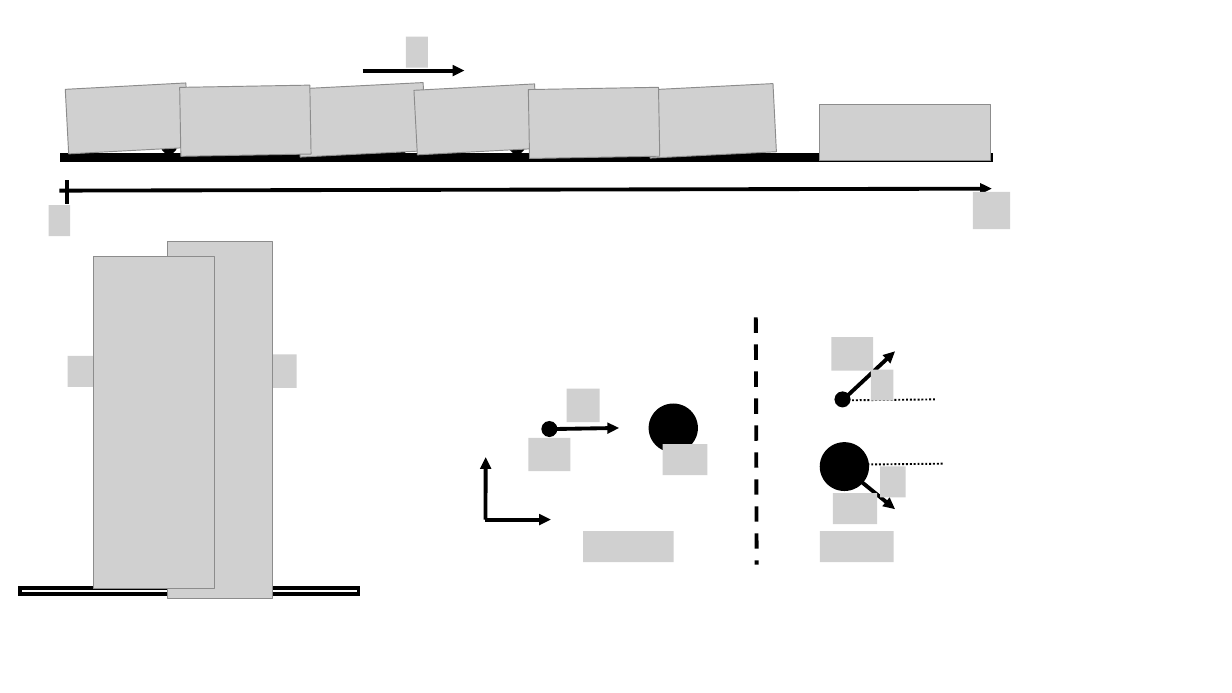
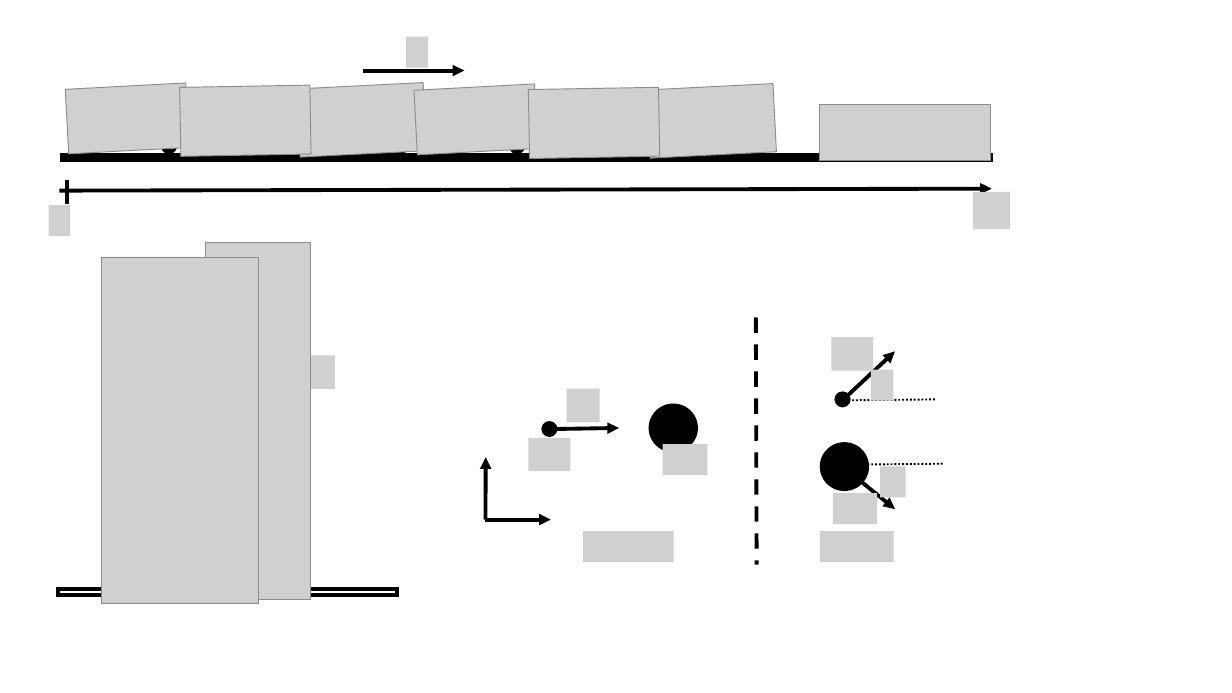
Before and after one commit to OSTP/PhysicsArtofModelling, a slide deck: slide 3 of tex/figures/MomentumAndCM/Figures.pptx. Drawn at 1232x693 pixels with LibreOffice and Linux fonts; fonts in the diff are those of the drawing; grey boxes stand for pictures; background and template pictures are left out. Boxes give left, top, right and bottom in pixels: in the first picture for what was removed or moved away, otherwise in the second. Text is boxed around its words. In the diff, an @@ line names an element or a change of style, - is before the commit and + after.

```diff
--- a/tex/figures/MomentumAndCM/Figures.pptx
+++ b/tex/figures/MomentumAndCM/Figures.pptx
@@ picture: place and size @@
-picture at (93, 256, 214, 589)
+picture at (102, 257, 260, 604)
@@ picture removed at (67, 356, 107, 387) @@
@@ 2 pictures, 1 rectangle: place and size @@
-2 pictures, 1 rectangle at (19, 241, 359, 598)
+2 pictures, 1 rectangle at (58, 242, 397, 599)
```
Also in this commit, not shown: 1 other file.
